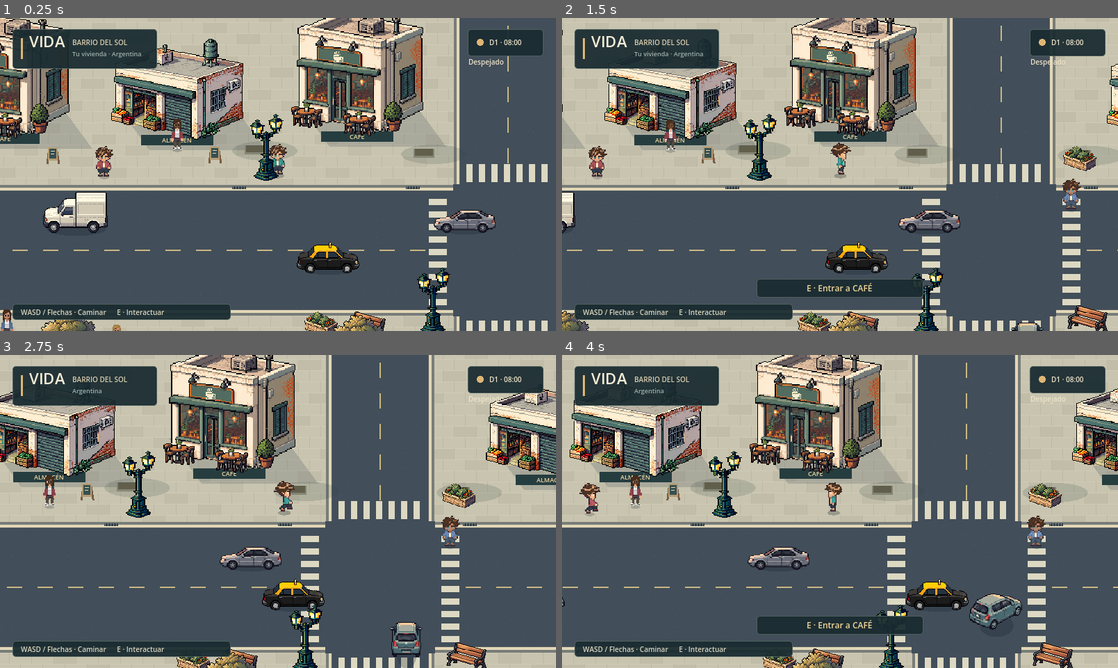
Above: before the commit, frames 1-4 (two rows, left to right).
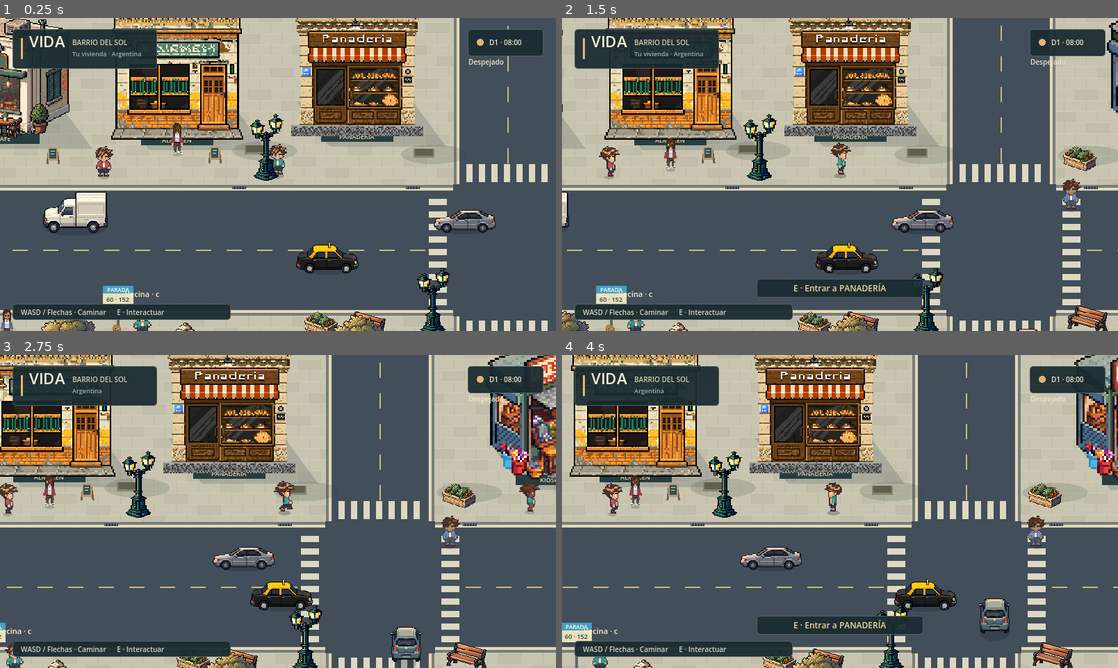
Above: after the commit, the same moments.

Repository: AgustinWojtyszyn/Life--simulador-de-vida
Game: Godot game, scene res://scenes/playground.tscn
Two runs of this game, one before a commit and one after it. Both use one fixed random seed, a clock stepped at 60 frames per second and the inputs below. This scene is started directly instead of the project's main scene.
Inputs (mouse positions are in pixels of both pictures, inside the frame that each line leads up to):
- Up to frame 1 (0.25 s): no input
- Up to frame 2 (1.5 s): move the mouse to (962, 158) at 0.52 s; hold D (move_right) 0.53-1.25 s; tap E (interact) at 0.6 s; click (962, 158) at 0.67 s; drag from (728, 190) to (812, 237) at 1.27 s
- Up to frame 3 (2.75 s): move the mouse to (333, 442) at 2.02 s; hold D (move_right) from 2.03 s (still down); tap E (interact) at 2.1 s
- Up to frame 4 (4 s): release D (move_right) at 2.75 s; drag from (812, 574) to (673, 464) at 2.77 s; move the mouse to (1006, 558) at 3.52 s; hold A (move_left) from 3.53 s (still down); tap E (interact) at 3.6 s

The runs differ from the first frame. In frame 1, 16% of the frame differs, in the area x 18-77%, y 0-100%; in frame 2, 17%; in frame 3, 19%, in the area x 0-100%, y 0-100%; in frame 4, 19%.

Commit message:
feat: integrate argentina shops street food football and colectivo

Diff:
--- a/scripts/city_prop.gd
+++ b/scripts/city_prop.gd
@@ -4,6 +4,12 @@
 
 func _draw() -> void:
 	match kind:
+		"transport_stop":
+			draw_line(Vector2.ZERO, Vector2(0, -64), Color("546a72"), 4)
+			draw_rect(Rect2(-22, -70, 44, 28), Color("e9e0bc"))
+			draw_rect(Rect2(-22, -70, 44, 11), Color("469fc0"))
+			draw_string(ThemeDB.fallback_font, Vector2(-19, -61), "PARADA", HORIZONTAL_ALIGNMENT_CENTER, 38, 8, Color.WHITE)
+			draw_string(ThemeDB.fallback_font, Vector2(-17, -47), "60 · 152", HORIZONTAL_ALIGNMENT_CENTER, 34, 9, Color("263d40"))
 		"tree_bed":
 			paint_ellipse(Vector2(14, 0), Vector2(47, 14), Color(0.18, 0.25, 0.25, 0.16))
 			draw_rect(Rect2(-15, -8, 30, 13), Color("858574"))
--- a/scripts/city_vehicle.gd
+++ b/scripts/city_vehicle.gd
@@ -49,6 +49,8 @@
 			directional_art.append(texture)
 			art_bounds.append(texture.get_image().get_used_rect())
 	driver_acceleration = 30.0 + float(get_index() % 5) * 4.0
+	if model == "colectivo":
+		half_width = 62.0
 	if model == "van":
 		half_width = 43.0
 	var shape := RectangleShape2D.new()
@@ -138,6 +140,13 @@
 		return
 	facing_index = index
 	# Directional textures stay upright; only the collision footprint follows the road.
+	if model == "colectivo" and route_points.is_empty() and direction > 0:
+		sprite.texture = load("res://assets/vehicles/colectivo/east.png")
+		sprite.region_enabled = true
+		sprite.region_rect = sprite.texture.get_image().get_used_rect()
+		sprite.scale = Vector2.ONE * (128.0 / sprite.region_rect.size.x)
+		sprite.position = Vector2(0, -sprite.region_rect.size.y * sprite.scale.y / 2)
+		return
 	if directional_art.size() != 8:
 		push_error("Missing directional vehicle family: " + model)
 		set_physics_process(false)
--- a/scripts/city_walker.gd
+++ b/scripts/city_walker.gd
@@ -83,6 +83,9 @@
 			visible = false
 
 func choose_activity() -> void:
+	if route_kind == "football":
+		wait_time = 0.4 + personality * 0.15
+		return
 	var options := ["phone", "drink", "look", "rest", "chat", "eat"]
 	activity = "sit" if route_kind == "bench" and destination == 1 else "browse" if route_kind == "shop" and destination == 1 else "wait" if route_kind == "crossing" else options[(visits + profile.skin + profile.top) % options.size()]
 	state = {"sit": State.SIT, "phone": State.PHONE, "drink": State.DRINK, "eat": State.EAT, "look": State.LOOK_AROUND, "rest": State.REST, "chat": State.CHAT, "browse": State.SHOP, "wait": State.WAIT_CROSSING}.get(activity, State.IDLE)
--- a/scripts/playground.gd
+++ b/scripts/playground.gd
@@ -14,6 +14,7 @@
 # World-space footprints are independent of sprite height; sorting uses the feet.
 var solid_rects: Array[Rect2] = []
 var building_bounds: Array[Rect2] = []
+var protected_content: Array[Rect2] = []
 var placed_prop_bounds: Array[Rect2] = []
 var city_objects: Array[Node2D] = []
 var occluders: Array[Sprite2D] = []
@@ -48,10 +49,12 @@
 		add_solid(rect)
 	# Northern commercial frontage, a side street, and a second block.
 	add_frontage("cafe", Vector2(195, 318), Vector2(230, 268), Rect2(-87, -64, 166, 58), 0)
-	add_frontage("market", Vector2(445, 320), Vector2(220, 220), Rect2(-83, -58, 160, 53), 1)
-	add_frontage("cafe", Vector2(704, 315), Vector2(230, 268), Rect2(-87, -64, 166, 58), 2)
-	add_frontage("market", Vector2(1168, 324), Vector2(264, 264), Rect2(-100, -70, 193, 64), 3)
+	add_frontage("almacen" if WorldManager.country.id == "ar" else "market", Vector2(445, 320), Vector2(220, 220), Rect2(-83, -58, 160, 53), 1)
+	add_frontage("panaderia" if WorldManager.country.id == "ar" else "cafe", Vector2(704, 315), Vector2(230, 268), Rect2(-87, -64, 166, 58), 2)
+	add_frontage("kiosco" if WorldManager.country.id == "ar" else "market", Vector2(1168, 324), Vector2(264, 264), Rect2(-100, -70, 193, 64), 3)
 	build_expansion()
+	if WorldManager.country.id == "ar":
+		integrate_argentina()
 	var parked_positions := [Vector2(1126, 732), Vector2(1304, 732), Vector2(1126, 876), Vector2(1304, 876)]
 	var parked_models := ["car", "van", "coupe", "taxi"]
 	for i in parked_positions.size():
@@ -93,7 +96,7 @@
 		Vector2(292, 699), Vector2(708, 705), Vector2(122, 906), Vector2(708, 906), Vector2(1390, 932)]:
 		add_prop("tree_bed", p + Vector2(0, 3), Rect2())
 		add_asset("vegetation/tree", p, Vector2(100, 133), Rect2(-9, -9, 18, 13))
-	for p in [Vector2(270, 782), Vector2(621, 782), Vector2(716, 610), Vector2(1045, 601)]:
+	for p in [Vector2(365, 880), Vector2(621, 782), Vector2(716, 610), Vector2(1045, 601)]:
 		add_asset("props/bench", p, Vector2(58, 43), Rect2(-23, -12, 46, 12))
 	for p in [Vector2(90, 379), Vector2(510, 379), Vector2(813, 379), Vector2(1018, 379),
 		Vector2(1370, 600), Vector2(814, 600), Vector2(66, 600), Vector2(460, 888)]:
@@ -355,9 +358,66 @@
 			if visual.intersects(bounds.grow(8)): valid = false
 		for road in roads():
 			if base.intersects(road.grow(8)): valid = false
+		for bounds in protected_content:
+			if visual.intersects(bounds): valid = false
 		for bounds in placed_prop_bounds:
 			if base.intersects(bounds.grow(5)): valid = false
 		if valid:
 			placed_prop_bounds.append(base)
 			return candidate
 	return Vector2(INF, INF)
+
+func integrate_argentina() -> void:
+	add_asset("props/ar/choripan_stand", Vector2(150, 802), Vector2(84, 78), Rect2(-32, -18, 64, 18))
+	add_asset("props/ar/parrilla", Vector2(723, 811), Vector2(84, 78), Rect2(-32, -18, 64, 18))
+	var stop := Node2D.new()
+	stop.set_script(CityProp)
+	stop.kind = "transport_stop"
+	stop.position = Vector2(360, 600)
+	stop.set_meta("building_type", "transport_stop")
+	add_child(stop)
+	add_solid(Rect2(357, 592, 6, 8))
+	var pitch := Node2D.new()
+	pitch.set_script(preload("res://scripts/regional_content.gd"))
+	pitch.position = Vector2(215, 735)
+	pitch.z_index = -2
+	pitch.set_meta("building_type", "sports")
+	add_child(pitch)
+	protected_content.append(Rect2(210, 715, 225, 115))
+	for food_name in ["Choripan Stand", "Parrilla"]:
+		var stand := get_node(NodePath(food_name)) as Node2D
+		protected_content.append(stand.get_meta("placement_bounds"))
+		var target := preload("res://scripts/interaction_target.gd").new()
+		target.position = Vector2(0, 18)
+		target.label = "Comprar choripán" if food_name == "Choripan Stand" else "Comer en la parrilla"
+		target.action = "buy_food"
+		stand.add_child(target)
+	# Existing east art is used only on the eastbound avenue; no invented turns.
+	var bus := Vehicle.new()
+	bus.name = "Colectivo"
+	bus.model = "colectivo"
+	bus.position = Vector2(1900, 512)
+	bus.direction = 1.0
+	bus.cruise_speed = 180.0
+	bus.player = $Player
+	add_child(bus)
+	add_local_resident("Don Tito · choripán", Vector2(150, 830), "eat")
+	add_local_resident("Vecina · colectivo 60", Vector2(395, 601), "phone")
+	for i in 2:
+		var walker := Walker.new()
+		walker.route.assign([Vector2(240 + i * 135, 760), Vector2(265 + i * 130, 800)])
+		walker.position = walker.route[0]
+		walker.speed = 48 + i * 7
+		walker.route_kind = "football"
+		walker.profile = PlayerProfile.new()
+		walker.profile.top = i
+		add_child(walker)
+
+func add_local_resident(title: String, at: Vector2, activity: String) -> void:
+	var walker := Walker.new()
+	walker.position = at
+	walker.route.assign([at, at + Vector2(25, 0)])
+	walker.activity = activity
+	walker.set_meta("person_name", title)
+	add_child(walker)
+	walker.wait_time = 12.0
--- a/scripts/regional_content.gd
+++ b/scripts/regional_content.gd
@@ -0,0 +1,26 @@
+extends Node2D
+
+var phase := 0.0
+
+func _process(delta: float) -> void:
+	phase += delta
+	queue_redraw()
+
+func _draw() -> void:
+	# A compact neighbourhood five-a-side pitch, on the plaza's open paving.
+	draw_rect(Rect2(-5, -5, 225, 95), Color("c7b58a"))
+	draw_rect(Rect2(0, 0, 215, 85), Color("53795a"))
+	for x in range(0, 210, 30):
+		draw_rect(Rect2(x, 0, 15, 85), Color("598160"))
+	draw_rect(Rect2(5, 5, 205, 75), Color("e5e6cc"), false, 1)
+	draw_line(Vector2(107, 5), Vector2(107, 80), Color("e5e6cc"))
+	draw_arc(Vector2(107, 42), 17, 0, TAU, 28, Color("e5e6cc"))
+	for x in [5, 180]:
+		draw_rect(Rect2(x, 23, 30, 38), Color("e5e6cc"), false, 1)
+	for x in [0, 211]:
+		draw_rect(Rect2(x, 29, 4, 26), Color("eeeecc"), false, 2)
+	draw_string(ThemeDB.fallback_font, Vector2(46, -9), "CLUB BARRIO DEL SOL", HORIZONTAL_ALIGNMENT_LEFT, -1, 9, Color("263d40"))
+	var ball := Vector2(35 + (sin(phase * 1.3) * 0.5 + 0.5) * 145, 43 + sin(phase * 2.6) * 16)
+	draw_circle(ball + Vector2(2, 2), 4, Color(0, 0, 0, 0.2))
+	draw_circle(ball, 3, Color("f3edda"))
+	draw_rect(Rect2(ball - Vector2.ONE, Vector2(2, 2)), Color("283b40"))
--- /dev/null
+++ b/tests/regional_preview.gd
@@ -0,0 +1,23 @@
+extends SceneTree
+
+func _initialize() -> void:
+	call_deferred("run")
+
+func run() -> void:
+	DirAccess.make_dir_recursive_absolute("res://build/previews")
+	var wm := root.get_node("WorldManager")
+	for country in wm.countries:
+		wm.country = country
+		wm.district = country.cities[0].districts[0]
+		var world: Node2D = load("res://scenes/playground.tscn").instantiate()
+		root.add_child(world)
+		var camera: Camera2D = world.get_node("Player/Camera2D")
+		camera.position_smoothing_enabled = false
+		camera.zoom = Vector2(0.75, 0.75)
+		world.get_node("Player").position = Vector2(445, 540)
+		for i in 20: await process_frame
+		await RenderingServer.frame_post_draw
+		root.get_texture().get_image().save_png("res://build/previews/" + country.id + "_street.png")
+		world.queue_free()
+		await process_frame
+	quit()
--- a/tests/regional_streets_test.gd
+++ b/tests/regional_streets_test.gd
@@ -35,6 +35,12 @@
 		for bounds in world.building_bounds:
 			for road in world.roads():
 				check(not bounds.intersects(road), country.id + ": facade extends into road")
+		if country.id == "ar":
+			for asset in ["almacen", "panaderia", "kiosco"]:
+				check(facades.has("res://assets/buildings/ar/" + asset + ".png"), "Argentina must integrate " + asset)
+			for prop in ["Choripan Stand", "Parrilla"]:
+				check(world.has_node(prop), "Argentina street food must be placed: " + prop)
+			check(world.has_node("Colectivo"), "Argentina must have a circulating bus")
 		check(facades.size() >= 10, country.id + ": diverse residential and commercial facades")
 		check(get_nodes_in_group("parked_vehicles").size() == 4, "Four valid parking spaces")
 		print("REGIONAL STREET: ", country.id, " facades=", facades.size(), " objects=", world.city_objects.size())
